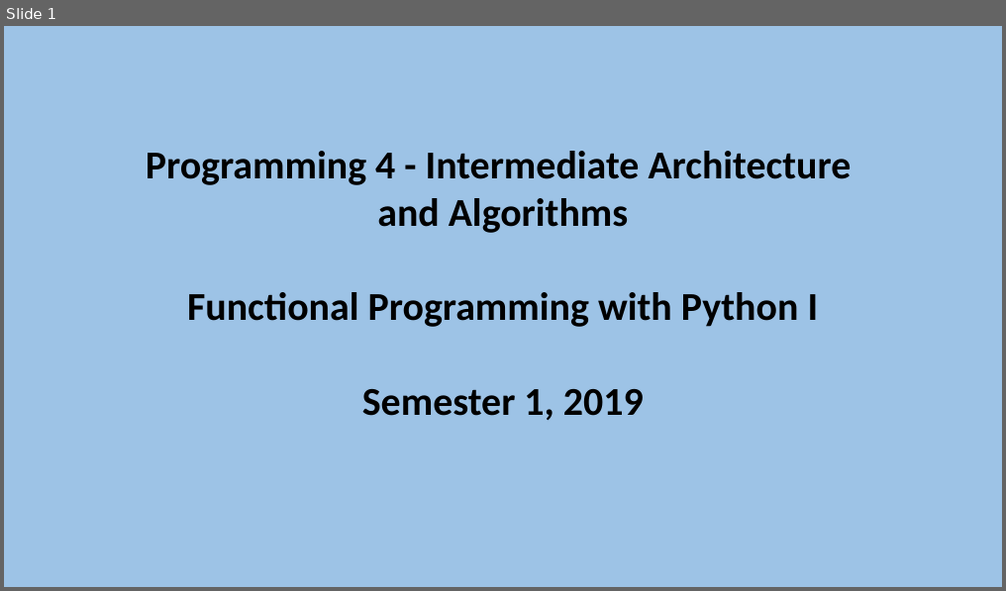
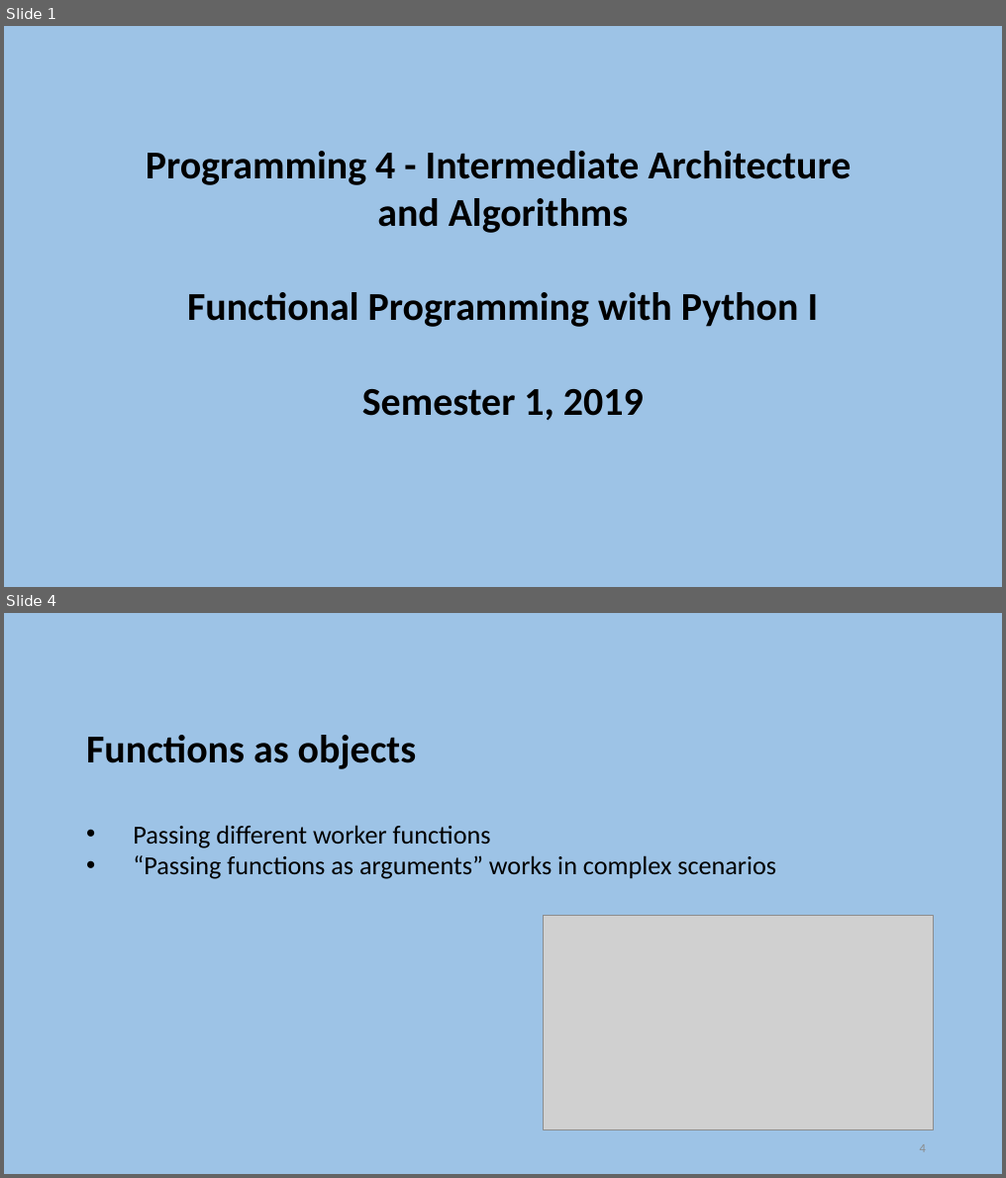
Before and after one commit to szetko/course-materials, a slide deck: Programming 4/Week 12/S1. Functional Programming with Python I.pptx. Shown one above the other, each under a label of ours: slide 1 before the commit, slides 1 and 4 after it; the slides between them are not shown. The pictures are 1006x591 and 1006x1178 pixels, drawn with LibreOffice and Linux fonts; fonts in the diff are those of the drawing; grey boxes stand for pictures. Boxes give left, top, right and bottom in pixels: in the first picture for what was removed or moved away, otherwise in the second. Text is boxed around its words. In the diff, an @@ line names an element or a change of style, - is before the commit and + after.

```diff
--- a/Programming 4/Week 12/S1. Functional Programming with Python I.pptx
+++ b/Programming 4/Week 12/S1. Functional Programming with Python I.pptx
@@ slide 4 added at box(4, 613, 1002, 1174), background #9DC3E6 @@
@@ text added at box(86, 735, 776, 879), 25 pt, text #000000 @@
+Functions as objects
+    • Passing different worker functions
+    • “Passing functions as arguments” works in complex scenarios
@@ picture added at box(543, 916, 933, 1131) @@
@@ page number added at box(920, 1145, 926, 1153), 12 pt, text #8C8C8C @@
+4
```
Also in this commit, not shown: 13 other slides added, 4 other files.
